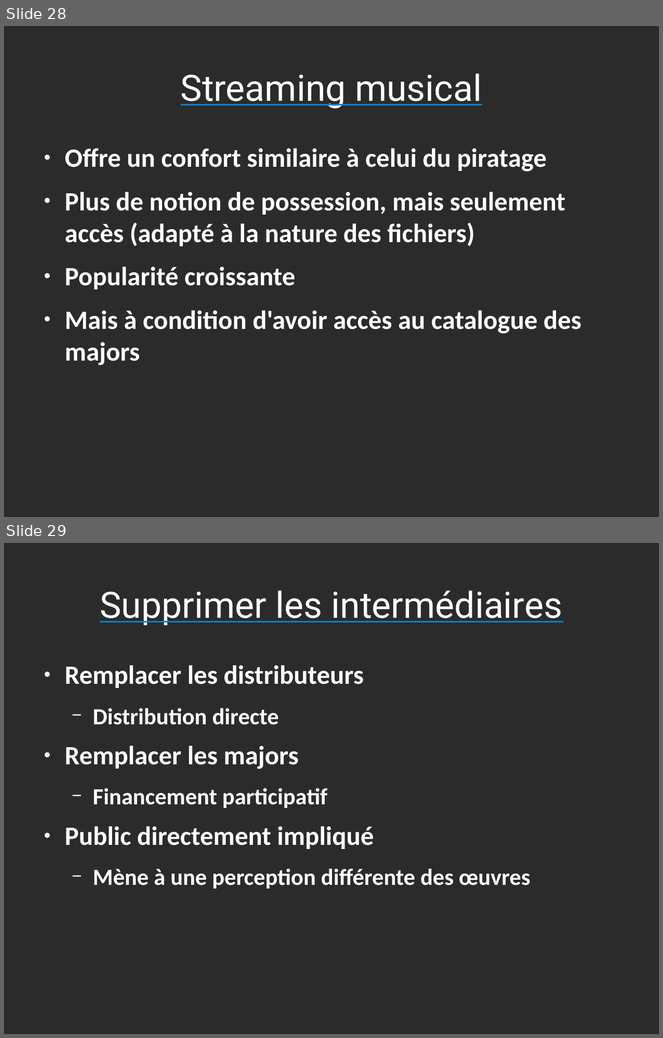
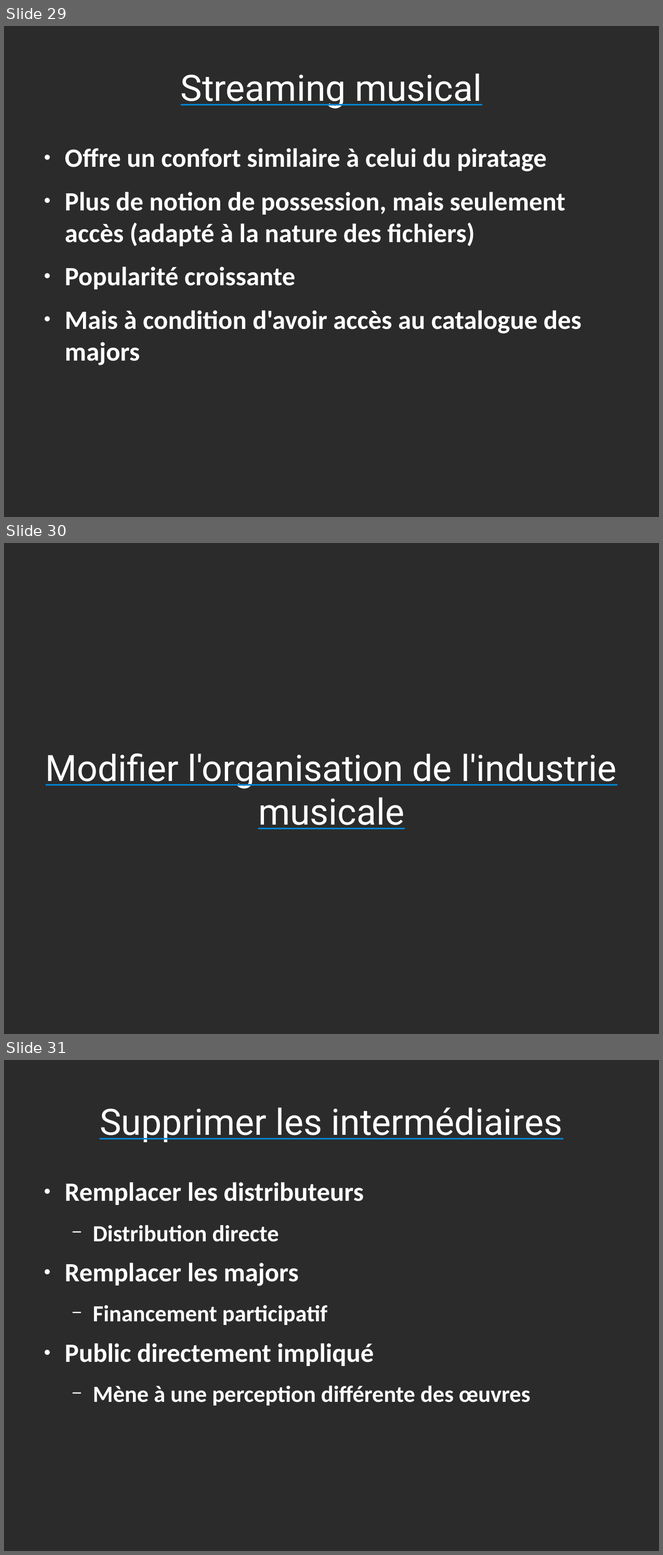
Before and after one commit to Parashp/pph-droit-auteur, a slide deck: soutenance.odp. Shown one above the other, each under a label of ours: slides 28 and 29 before the commit, slides 29, 30 and 31 after it. The pictures are 663x1038 and 663x1555 pixels, drawn with LibreOffice and Linux fonts; fonts in the diff are those of the drawing; background and template pictures are left out; a plain dark background stands for a picture behind light text. Boxes give left, top, right and bottom in pixels: in the first picture for what was removed or moved away, otherwise in the second. Text is boxed around its words. In the diff, an @@ line names an element or a change of style, - is before the commit and + after.

```diff
--- a/soutenance.odp
+++ b/soutenance.odp
@@ slide 30 added at [4, 543, 659, 1034], background picture (left out) @@
@@ title added at [46, 754, 617, 830], 44 pt, text #FFFFFF, underline @@
+Modifier l'organisation de l'industrie musicale
@@ what was slide 28 is now slide 29 @@
@@ what was slide 29 is now slide 31 @@
```
Also in this commit, not shown: 2 other slides added.
